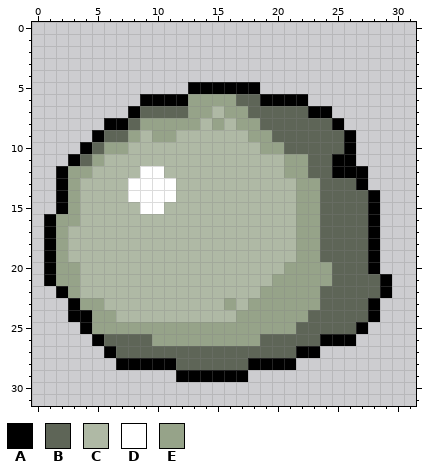
Two versions of one pixel-art file, ruzzle_sprites/obj_rock.aseprite. Above, as it was before the edit.
32x32 pixels, 1 frame.
Palette (. is transparent): A #000000  B #5e6557  C #afb9a5  D #ffffff  E #96a389
Pixels before, first column x 1:
 5 ............AAAAAA...........
 6 ........AAAAEEEEBBAAAA.......
 7 .......ABBBBEECEEBBBBBAA.....
 8 .....AABEEEEECECEEBBBBBBA....
 9 ....ABBECEECCCCCCEEBBBBBBA...
10 ...ABEECCCCCCCCCCCEEBBBBBA...
11 ..ABECCCCCCCCCCCCCCCEEBBAA...
12 .AEECCCCDDCCCCCCCCCCEEBBAAA..
13 .AECCCCDDDDCCCCCCCCCCEEBBBA..
14 .AECCCCDDDDCCCCCCCCCCEEBBBBA.
15 .AECCCCCDDCCCCCCCCCCCEEBBBBA.
16 AEECCCCCCCCCCCCCCCCCCEEBBBBA.
17 AECCCCCCCCCCCCCCCCCCCEEBBBBA.
18 AECCCCCCCCCCCCCCCCCCCEEBBBBA.
19 AECCCCCCCCCCCCCCCCCCCEEBBBBA.
20 AEECCCCCCCCCCCCCCCCCEEEEBBBA.
21 AEECCCCCCCCCCCCCCCCEEEEEBBBBA
22 .AECCCCCCCCCCCCCCCEEEEEBBBBBA
23 ..AEECCCCCCCCCCECEEEEEEBBBBA.
24 ..AAEECCCCCCCCCCEEEEEEBBBBBA.
25 ...AEEEEEEEEEEEEEEEEEBBBBBA..
26 ....ABBBBEEEEEEEEEBBBBBAAA...
27 .....ABBBBBBBBBBBBBBBAA......
28 ......AAAAABBBBBBAAAA........
29 ...........AAAAAA............
After the commit:
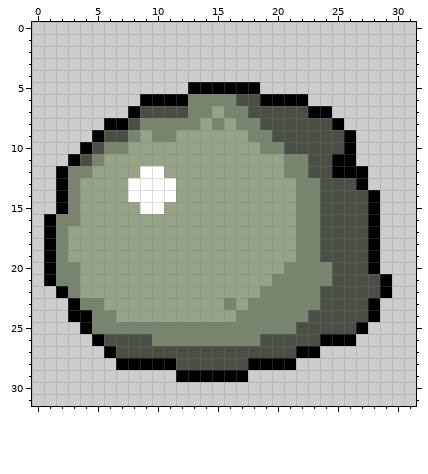
Edits made:
{"colour":"B","old":"#5e6557","new":"#4a4f45"}
{"colour":"C","old":"#afb9a5","new":"#96a389"}
{"colour":"E","old":"#96a389","new":"#79846f"}
{"label":"changed","picture_box":[56,94,380,370]}
